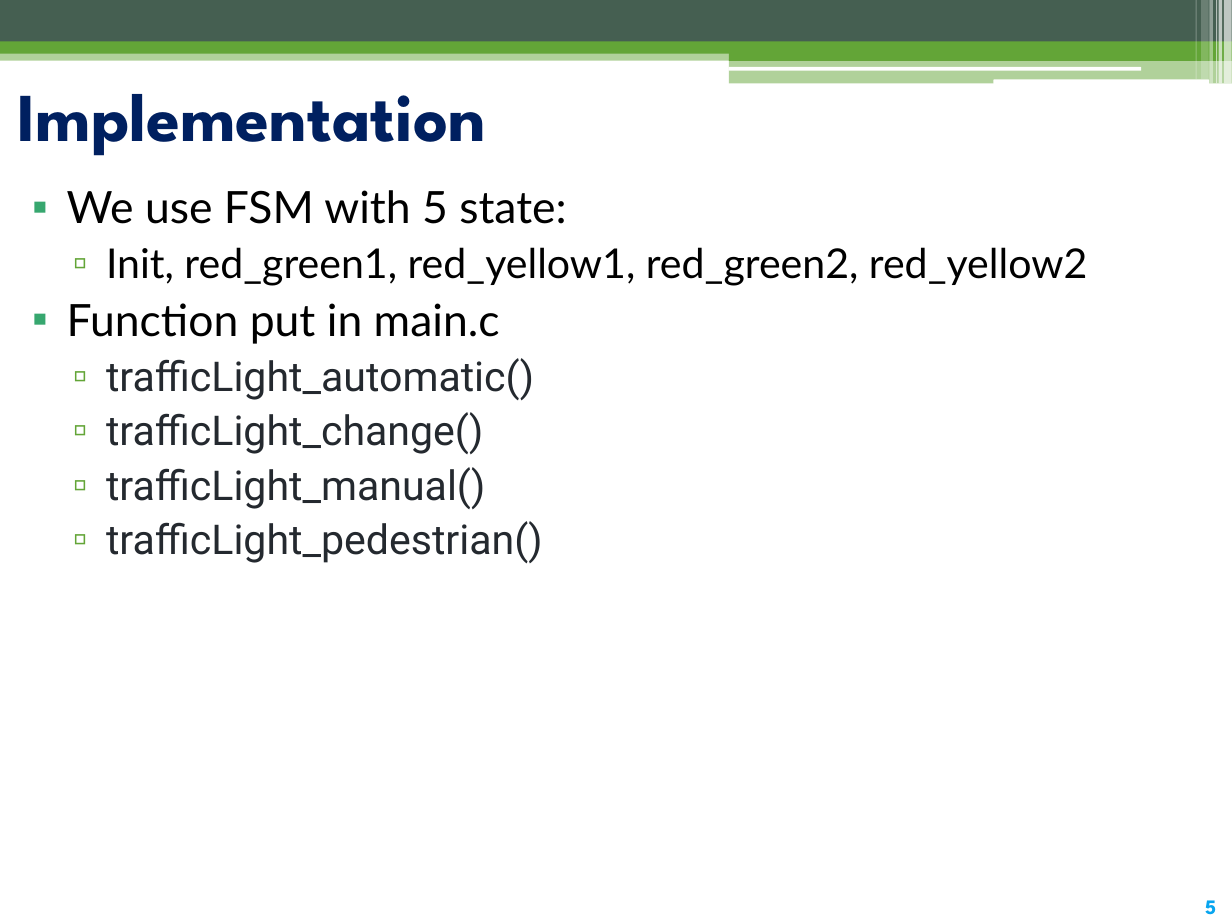
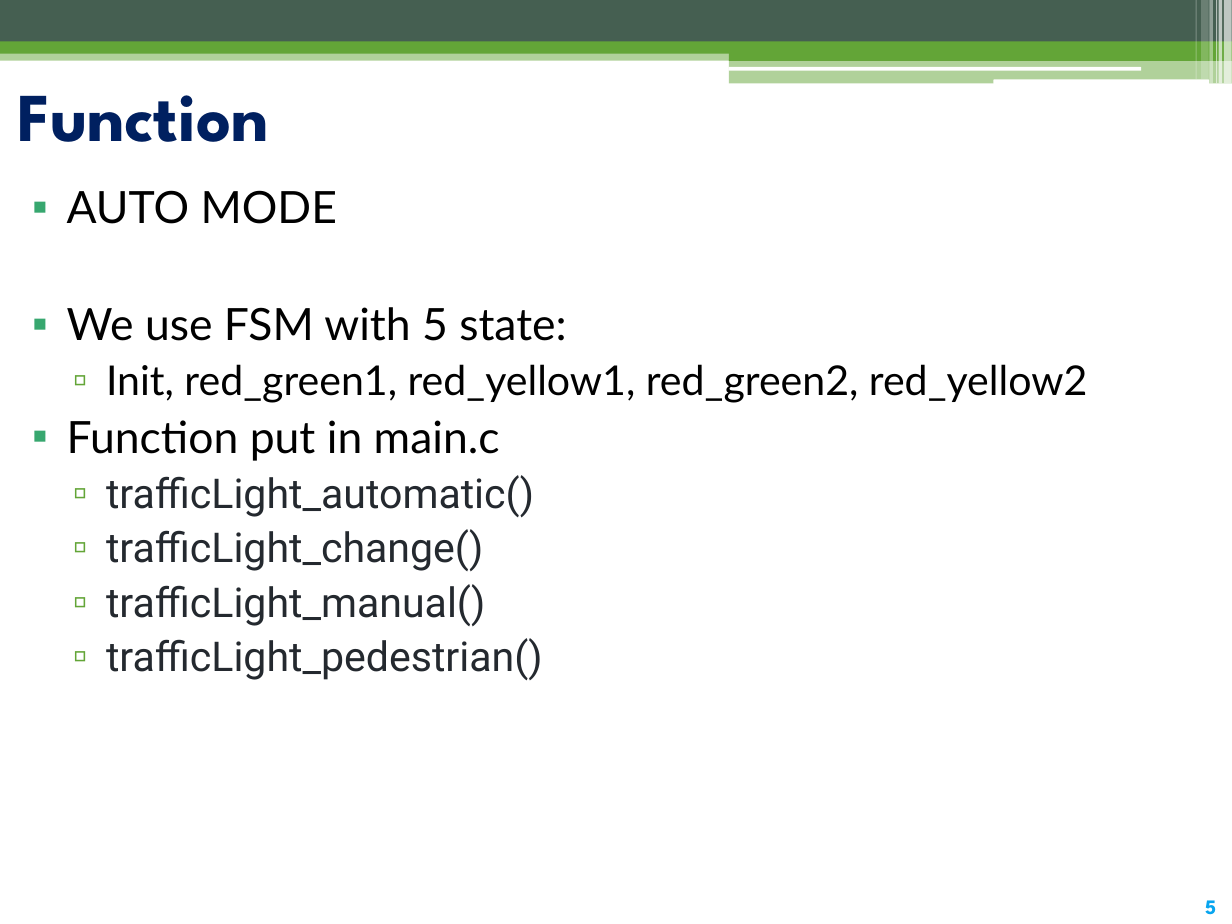
Before and after one commit to thoriumrabbit/CO3009_MCU_PROJECT-1, a slide deck: slide 5 of [MCU] AssignmentProject.pptx. Drawn at 1232x924 pixels with LibreOffice and Linux fonts; fonts in the diff are those of the drawing. Boxes give left, top, right and bottom in pixels: in the first picture for what was removed or moved away, otherwise in the second. Text is boxed around its words. In the diff, an @@ line names an element or a change of style, - is before the commit and + after.

```diff
--- a/[MCU] AssignmentProject.pptx
+++ b/[MCU] AssignmentProject.pptx
@@ title at bbox=[17, 95, 269, 142]: text changed @@
-Implementation
+Function
@@ text at bbox=[67, 190, 337, 224]: paragraph added @@
+▪ AUTO MODE
```
Also in this commit, not shown: 2 slides added, 2 slides removed, 1 other file.
